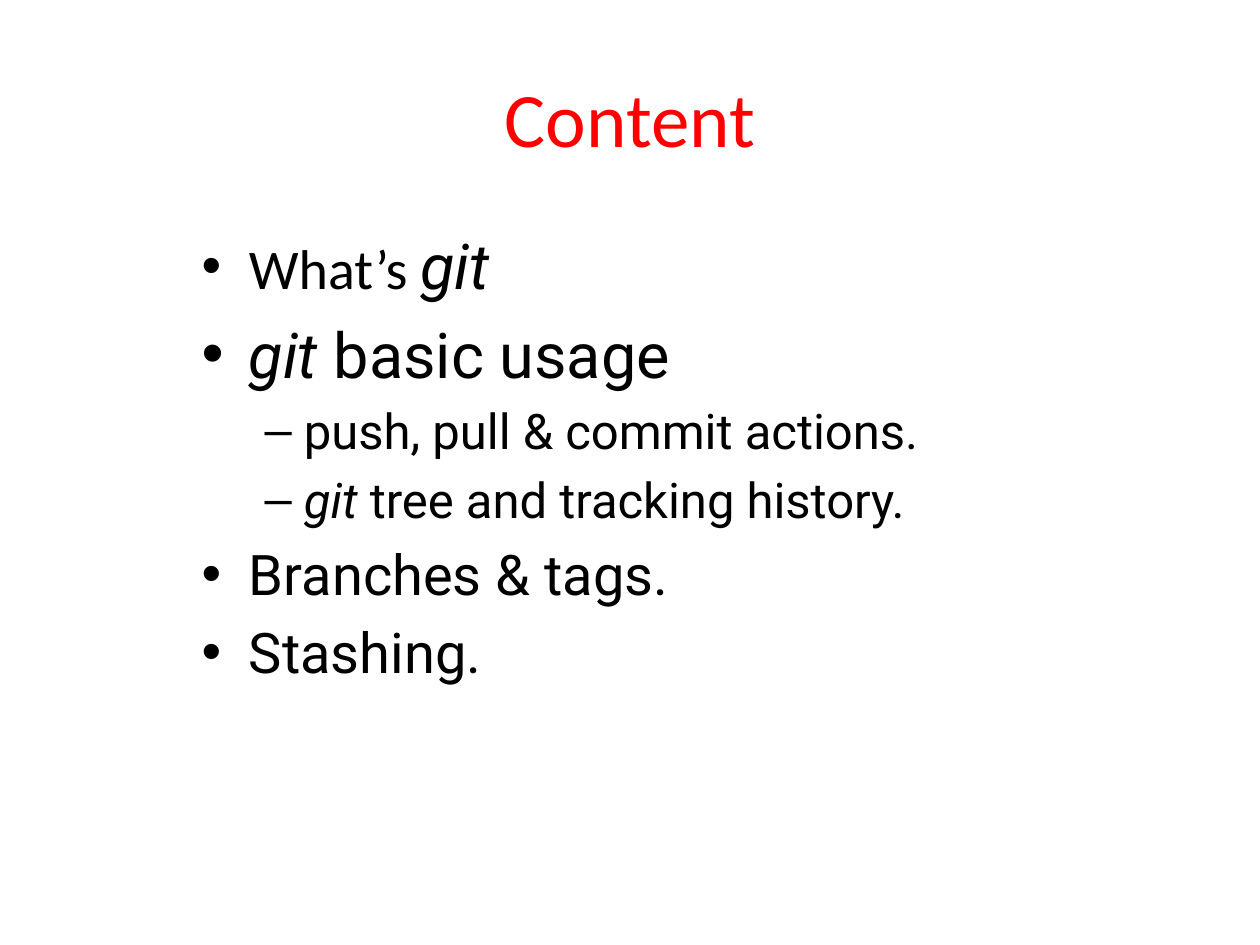
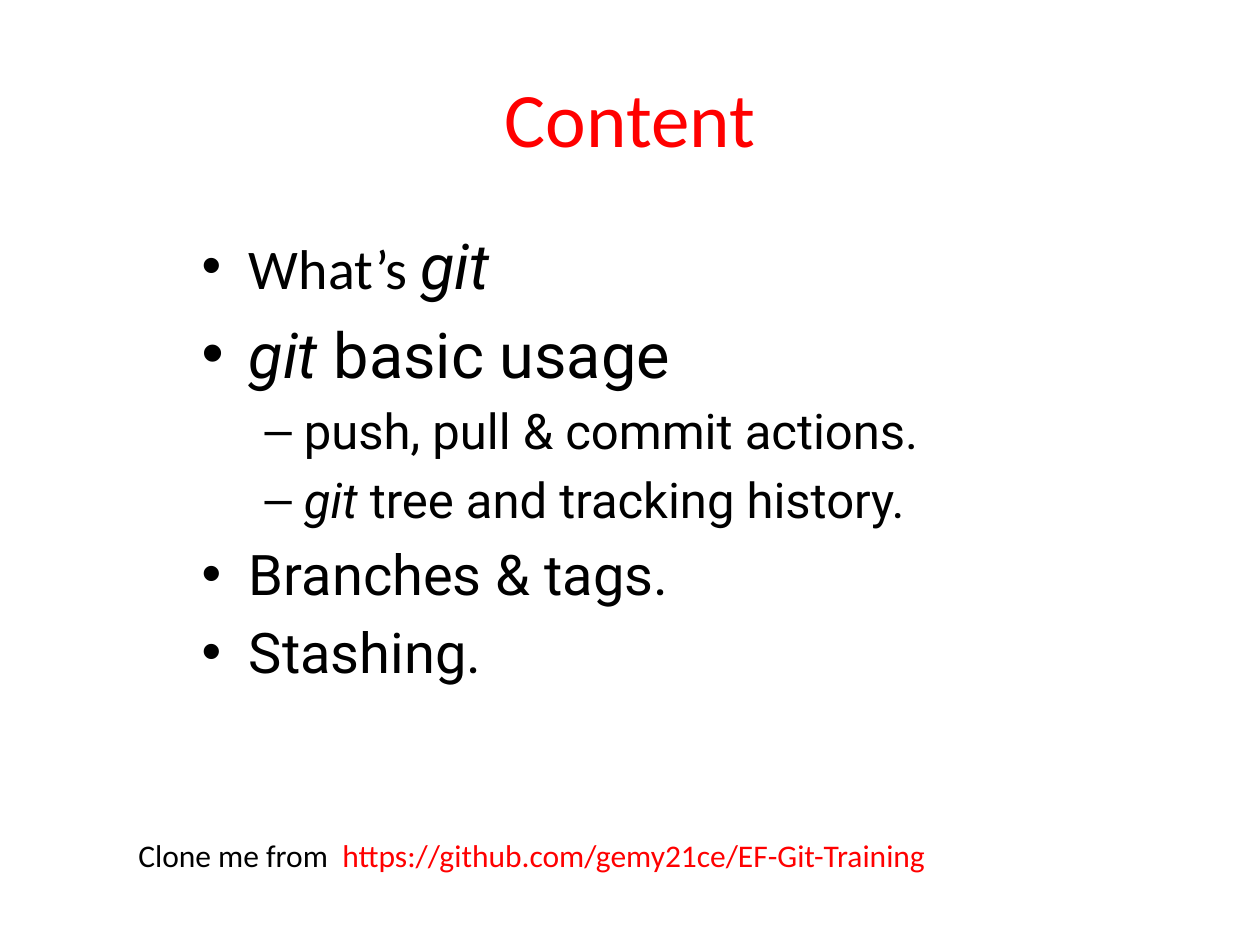
Before and after one commit to gemy21ce/EF-Git-Training., a slide deck: slide 2 of Git.pptx. Drawn at 1260x945 pixels with LibreOffice and Linux fonts; fonts in the diff are those of the drawing. Boxes give left, top, right and bottom in pixels: in the first picture for what was removed or moved away, otherwise in the second. Text is boxed around its words. In the diff, an @@ line names an element or a change of style, - is before the commit and + after.

Commit message:
adding repos url.

```diff
--- a/Git.pptx
+++ b/Git.pptx
@@ text added at <box>138,845,924,873</box>, 18 pt, text #FF0000 @@
+Clone me from https://github.com/gemy21ce/EF-Git-Training
```
